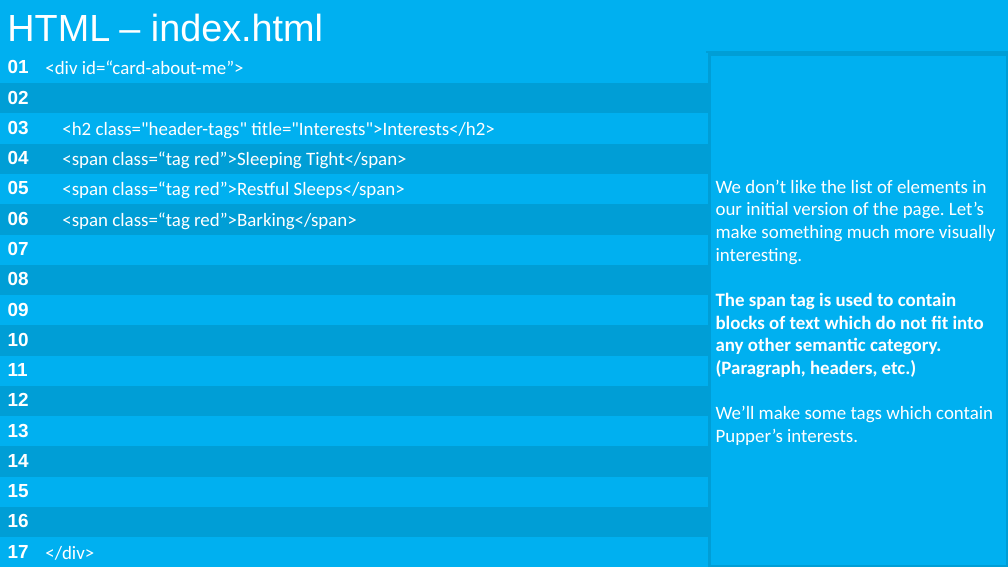
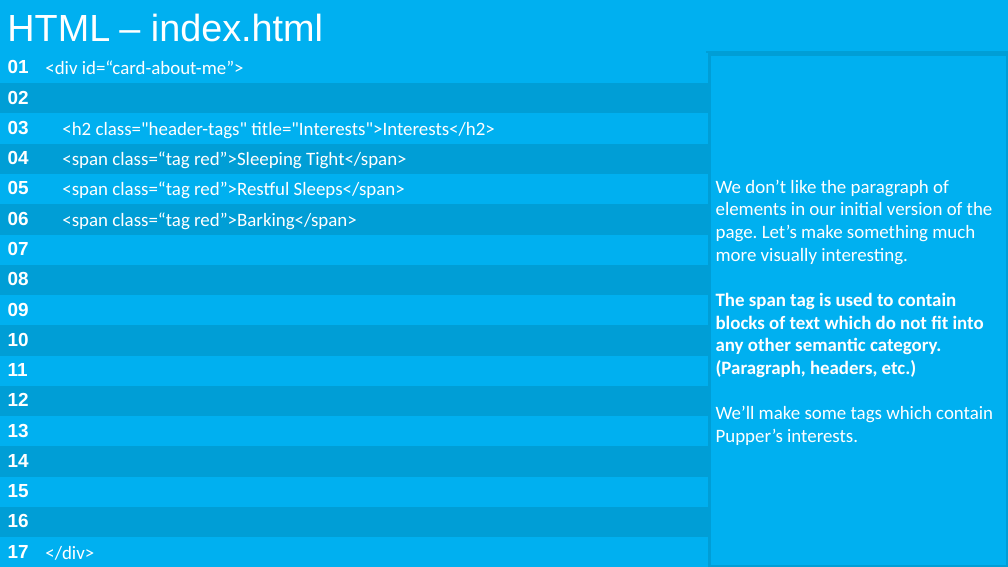
Before and after one commit to rp4rk/rp4rk.github.io, a slide deck: slide 15 of downloads/Presentation 1.pptx. Drawn at 1008x567 pixels with LibreOffice and Linux fonts; fonts in the diff are those of the drawing. Boxes give left, top, right and bottom in pixels: in the first picture for what was removed or moved away, otherwise in the second. Text is boxed around its words. In the diff, an @@ line names an element or a change of style, - is before the commit and + after.

```diff
--- a/downloads/Presentation 1.pptx
+++ b/downloads/Presentation 1.pptx
@@ text in rectangle at [716, 180, 993, 265]: text changed @@
-We don’t like the list of elements in our initial version of the page. Let’s make something much more visually interesting.
+We don’t like the paragraph of elements in our initial version of the page. Let’s make something much more visually interesting.
```
Also in this commit, not shown: 1 other slide changed, 11 other files.
